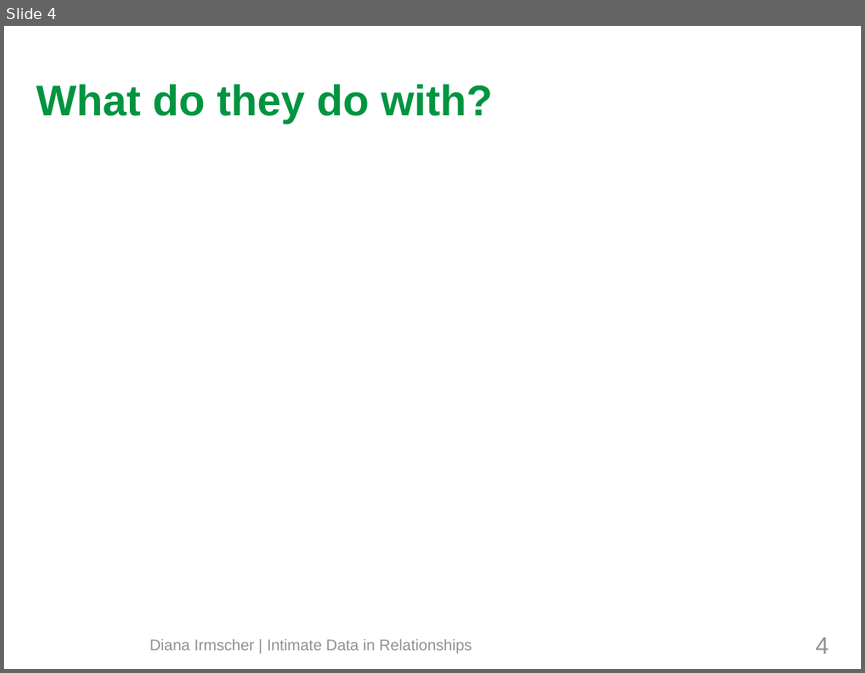
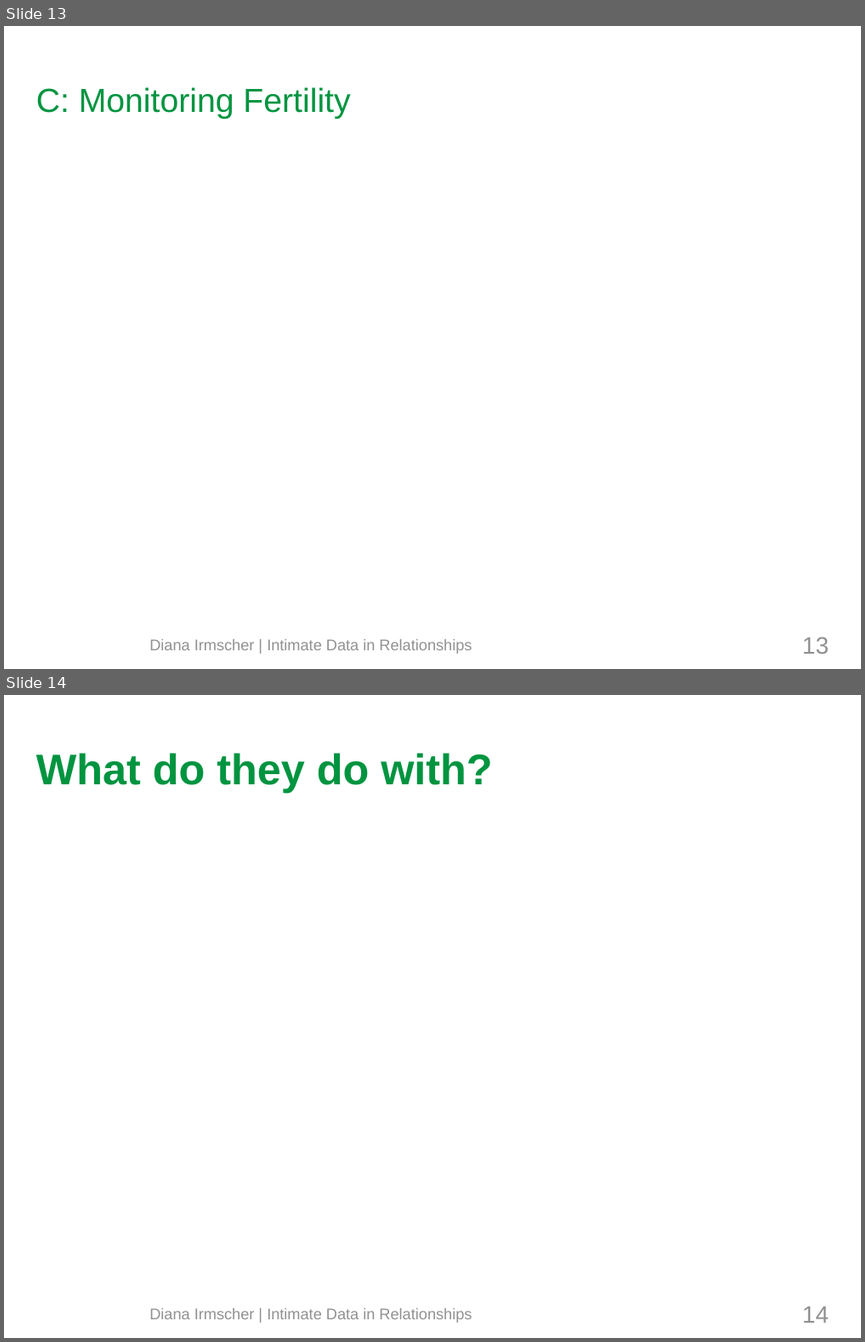
Before and after one commit to mieztatz/advanced_seminar_media_informatics, a slide deck: slides/final_presentation_irmscher.odp. Shown one above the other, each under a label of ours: slide 4 before the commit, slides 13 and 14 after it. The pictures are 865x673 and 865x1342 pixels, drawn with LibreOffice and Linux fonts; fonts in the diff are those of the drawing; background and template pictures are left out. Boxes give left, top, right and bottom in pixels: in the first picture for what was removed or moved away, otherwise in the second. Text is boxed around its words. In the diff, an @@ line names an element or a change of style, - is before the commit and + after.

```diff
--- a/slides/final_presentation_irmscher.odp
+++ b/slides/final_presentation_irmscher.odp
@@ slide 13 added at (4,26,861,669), background #FFFFFF @@
@@ title added at (36,87,350,119), 28 pt, text #009440 @@
+C: Monitoring Fertility
@@ page number added at (802,636,828,653), 20 pt, text #919191 @@
+13
@@ text added at (149,639,472,653), 13 pt, text #919191 @@
+Diana Irmscher | Intimate Data in Relationships
@@ what was slide 4 is now slide 14 @@
@@ page number at (802,1306,828,1322): text changed @@
-4
+14
```
Also in this commit, not shown: 3 slides changed, 12 other slides added, 10 other files.
